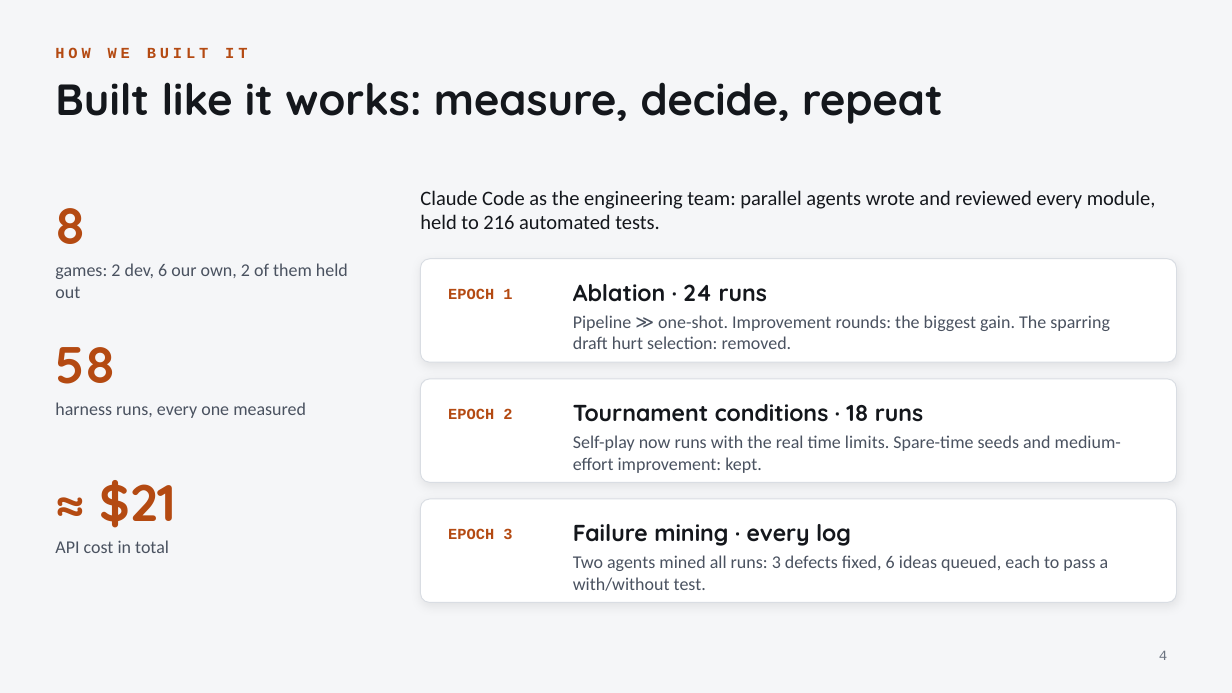
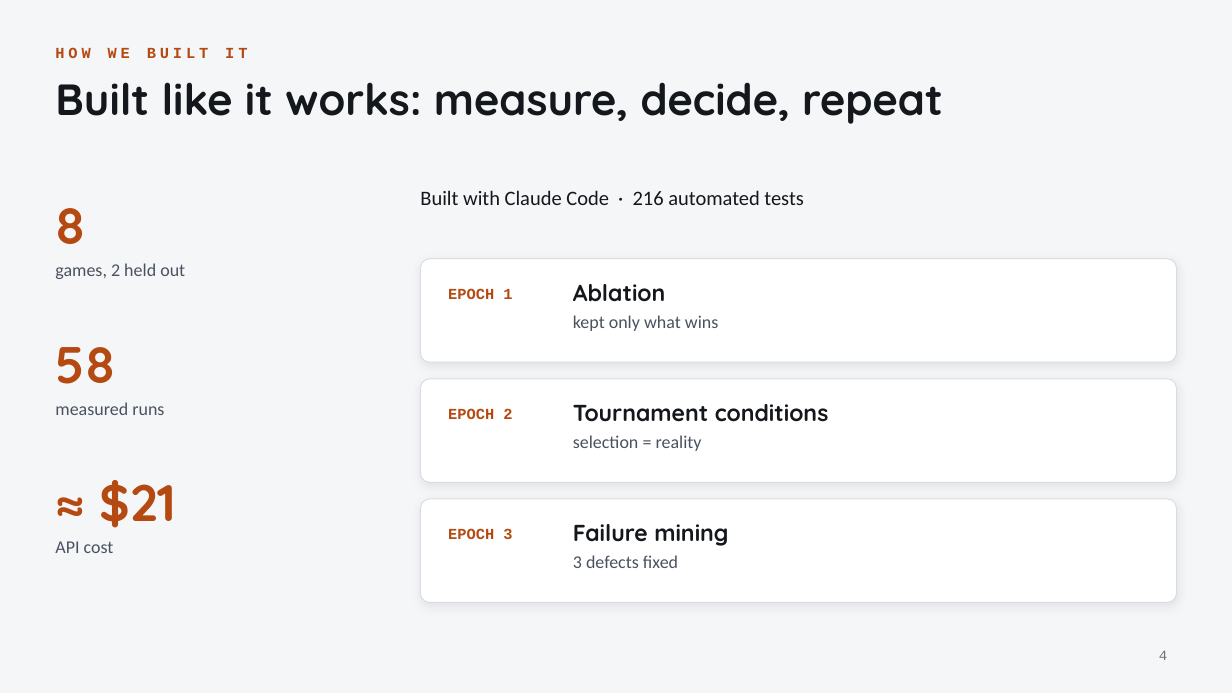
Before and after one commit to timoo-006/zentralhack-harness, a slide deck: slide 4 of docs/presentation/pitch.pptx. Drawn at 1232x693 pixels with LibreOffice and Linux fonts; fonts in the diff are those of the drawing. Boxes give left, top, right and bottom in pixels: in the first picture for what was removed or moved away, otherwise in the second. Text is boxed around its words. In the diff, an @@ line names an element or a change of style, - is before the commit and + after.

```diff
--- a/docs/presentation/pitch.pptx
+++ b/docs/presentation/pitch.pptx
@@ text at (420, 190, 803, 205): text changed @@
-Claude Code as the engineering team: parallel agents wrote and reviewed every module, held to 216 automated tests.
+Built with Claude Code · 216 automated tests
@@ text at (55, 263, 185, 279): text changed @@
-games: 2 dev, 6 our own, 2 of them held out
+games, 2 held out
@@ text at (573, 284, 666, 302): text changed @@
-Ablation · 24 runs
+Ablation
@@ text at (573, 315, 718, 331): text changed @@
-Pipeline ≫ one-shot. Improvement rounds: the biggest gain. The sparring draft hurt selection: removed.
+kept only what wins
@@ text at (55, 402, 164, 415): text changed @@
-harness runs, every one measured
+measured runs
@@ text at (573, 404, 829, 422): text changed @@
-Tournament conditions · 18 runs
+Tournament conditions
@@ text at (573, 435, 702, 451): text changed @@
-Self-play now runs with the real time limits. Spare-time seeds and medium-effort improvement: kept.
+selection = reality
@@ text at (573, 524, 728, 546): text changed @@
-Failure mining · every log
+Failure mining
@@ text at (55, 541, 114, 553): text changed @@
-API cost in total
+API cost
@@ text at (573, 555, 678, 568): text changed @@
-Two agents mined all runs: 3 defects fixed, 6 ideas queued, each to pass a with/without test.
+3 defects fixed
```
Also in this commit, not shown: 6 other slides changed, 4 other files.
